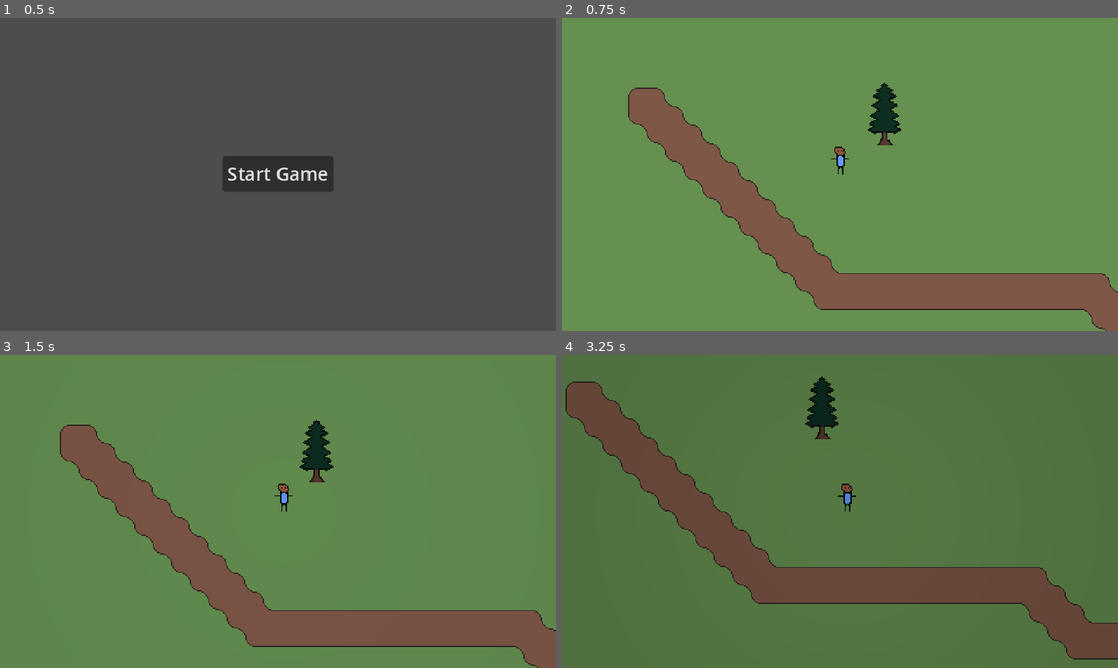
Above: before the commit, frames 1-4 (two rows, left to right).
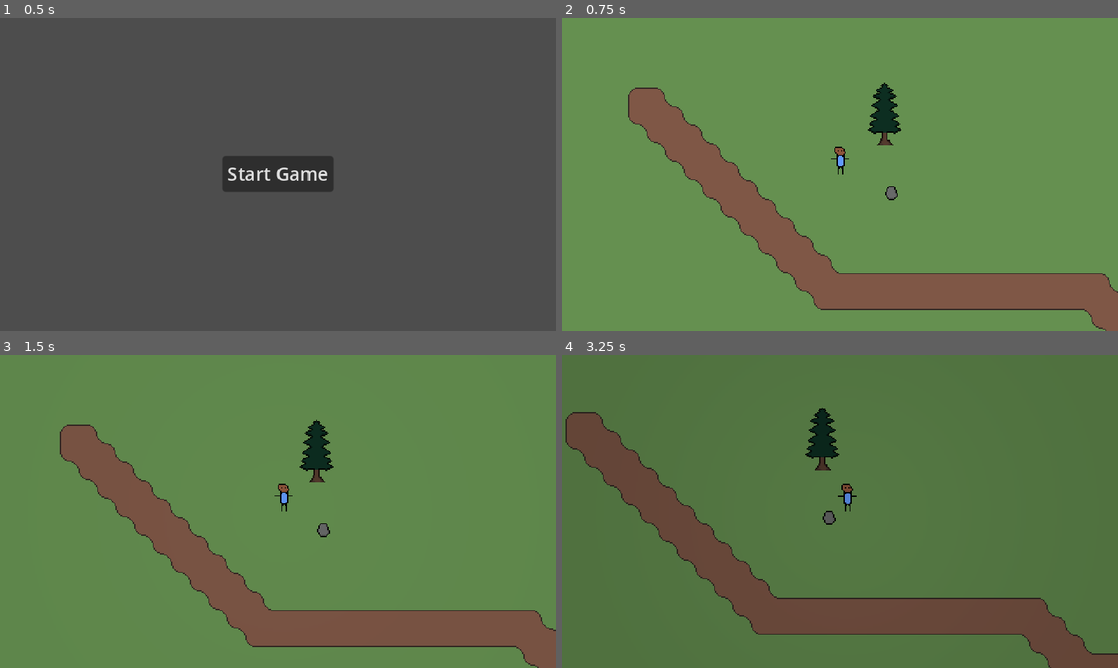
Above: after the commit, the same moments.

Repository: StormLight14/nightfall-mirror
Game: Godot game, scene res://menus/main/main_menu.tscn
The game is run twice, just before and just after one commit, with the same random seed, the same clock (stepped at 60 frames per second) and the same inputs.
Inputs:
- Up to frame 1 (0.5 s): no input
- Up to frame 2 (0.75 s): click "Start Game" at 0.5 s
- Up to frame 3 (1.5 s): tap Enter at 1.25 s; hold D (right) from 1.28 s (still down); hold R (rotate_sun) from 1.28 s (still down)
- Up to frame 4 (3.25 s): release D (right) at 2.03 s; release R (rotate_sun) at 2.03 s; hold S (down) 2.03-2.78 s; tap N (turn_day) at 2.1 s; hold D (right) from 2.78 s (still down); tap M (turn_night) at 2.85 s

Frame 1 is identical in both runs. In frame 2, less than 0.1% of the frame differs, in the area x 58-61%, y 53-59%; in frame 3, less than 0.1%; in frame 4, 21%, in the area x 0-100%, y 6-100%.

Commit message:
create rock scene; change graphics to Compatibility

Diff:
--- a/project.godot
+++ b/project.godot
@@ -82,6 +82,8 @@
 [rendering]
 
 textures/canvas_textures/default_texture_filter=0
+renderer/rendering_method="gl_compatibility"
+renderer/rendering_method.mobile="gl_compatibility"
 2d/shadow_atlas/size=1024
 anti_aliasing/screen_space_roughness_limiter/amount=0.5
 anti_aliasing/quality/msaa_2d=1
--- a/scenes/main/island.tscn
+++ b/scenes/main/island.tscn
@@ -6,6 +6,7 @@
 [ext_resource type="Texture2D" uid="uid://cpa6wj6vxji4r" path="res://tilesets/grass.png" id="2_mv3iw"]
 [ext_resource type="Texture2D" uid="uid://bs0ai7mitopg" path="res://tilesets/path.png" id="4_g7mkf"]
 [ext_resource type="PackedScene" uid="uid://bf8n6ocu1ce17" path="res://scenes/objects/trees/tree.tscn" id="5_f4vhq"]
+[ext_resource type="PackedScene" uid="uid://bb0pwqikwri2c" path="res://scenes/objects/rocks/rock.tscn" id="5_l7ouf"]
 
 [sub_resource type="CanvasItemMaterial" id="CanvasItemMaterial_k5adq"]
 light_mode = 2
@@ -317,15 +318,19 @@
 [node name="Objects" type="Node2D" parent="."]
 y_sort_enabled = true
 
+[node name="Rocks" type="Node2D" parent="Objects"]
+
+[node name="Rock" parent="Objects/Rocks" instance=ExtResource("5_l7ouf")]
+position = Vector2(52, 27)
+
+[node name="Trees" type="Node2D" parent="Objects"]
+
+[node name="Tree" parent="Objects/Trees" instance=ExtResource("5_f4vhq")]
+position = Vector2(46, -14)
+
 [node name="Player" parent="Objects" instance=ExtResource("1_7ld21")]
 unique_name_in_owner = true
 position = Vector2(7, 11)
-
-[node name="NightLight" parent="Objects/Player" index="0"]
-energy = 0.0
-
-[node name="Tree" parent="Objects" instance=ExtResource("5_f4vhq")]
-position = Vector2(46, -14)
 
 [node name="AnimationPlayer" type="AnimationPlayer" parent="."]
 unique_name_in_owner = true
@@ -340,5 +345,3 @@
 
 [connection signal="animation_finished" from="AnimationPlayer" to="." method="_on_animation_player_animation_finished"]
 [connection signal="timeout" from="DaylightCycleTimer" to="." method="_on_daylight_cycle_timer_timeout"]
-
-[editable path="Objects/Player"]
--- /dev/null
+++ b/scenes/objects/rocks/rock.tscn
@@ -0,0 +1,15 @@
+[gd_scene load_steps=3 format=3 uid="uid://bb0pwqikwri2c"]
+
+[ext_resource type="Texture2D" uid="uid://cxojem2yvbk3d" path="res://scenes/objects/rocks/rock1.png" id="1_wp5f4"]
+
+[sub_resource type="RectangleShape2D" id="RectangleShape2D_ineuc"]
+size = Vector2(11, 12)
+
+[node name="Rock" type="StaticBody2D"]
+
+[node name="Sprite2D" type="Sprite2D" parent="."]
+texture = ExtResource("1_wp5f4")
+
+[node name="CollisionShape2D" type="CollisionShape2D" parent="."]
+position = Vector2(-0.5, 0)
+shape = SubResource("RectangleShape2D_ineuc")
Not shown: 1 places in scenes/main/island.tscn that only renumber resources
Binary file added: scenes/objects/rocks/rock1.png
Not shown, added: scenes/objects/rocks/rock1.png.import
